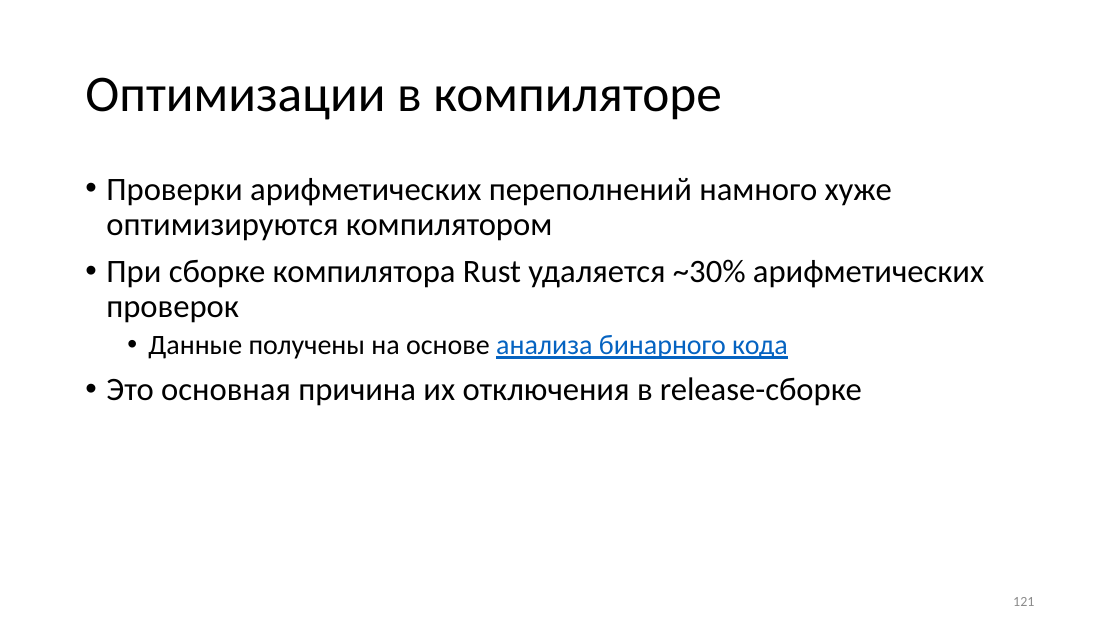
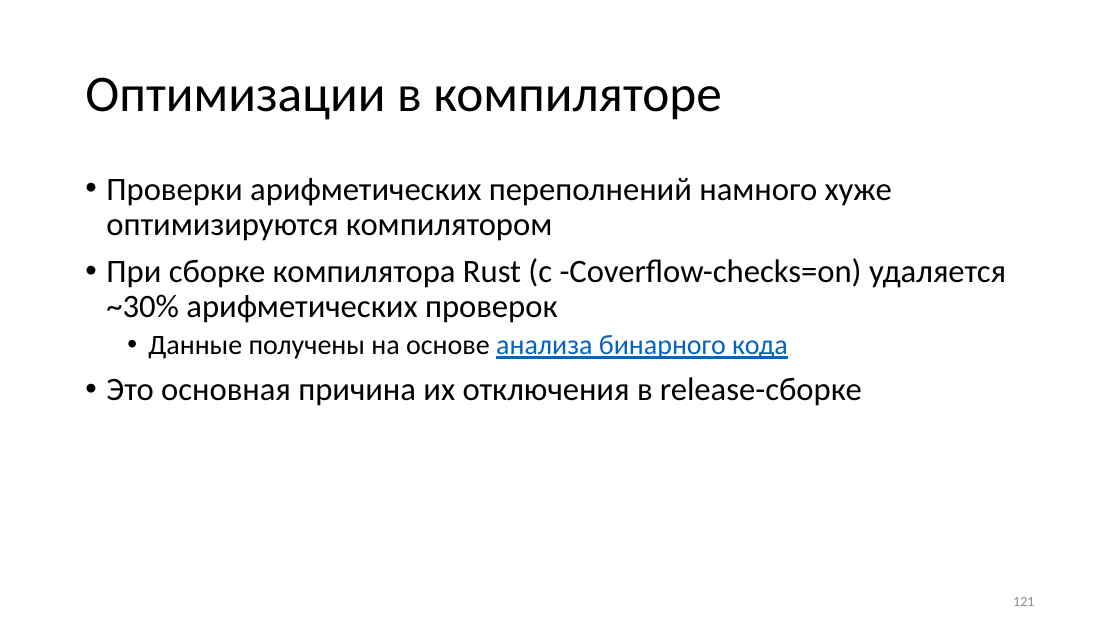
Before and after one commit to yugr/rust-slides, a slide deck: slide 121 of RU.pptx. Drawn at 1120x630 pixels with LibreOffice and Linux fonts; fonts in the diff are those of the drawing. Boxes give left, top, right and bottom in pixels: in the first picture for what was removed or moved away, otherwise in the second. Text is boxed around its words. In the diff, an @@ line names an element or a change of style, - is before the commit and + after.

```diff
--- a/RU.pptx
+++ b/RU.pptx
@@ text at box(106, 258, 1006, 323): text changed @@
-• При сборке компилятора Rust удаляется ~30% арифметических проверок
+• При сборке компилятора Rust (с -Coverflow-checks=on) удаляется ~30% арифметических проверок
```
Also in this commit, not shown: 7 other slides changed, 4 other files.
